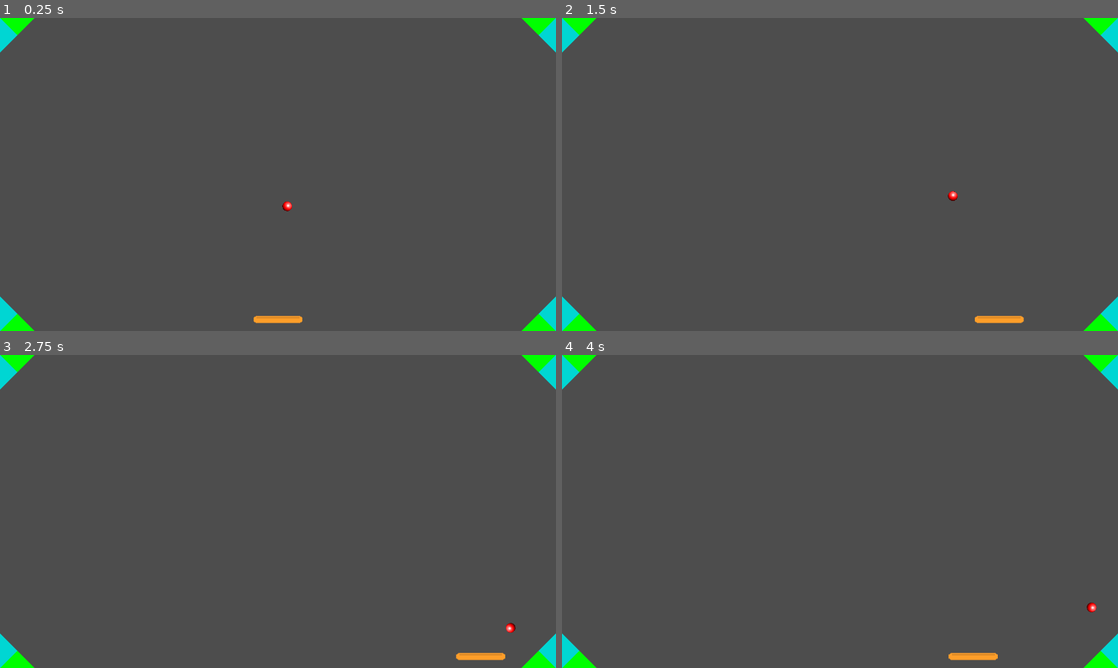
Above: before the commit, frames 1-4 (two rows, left to right).
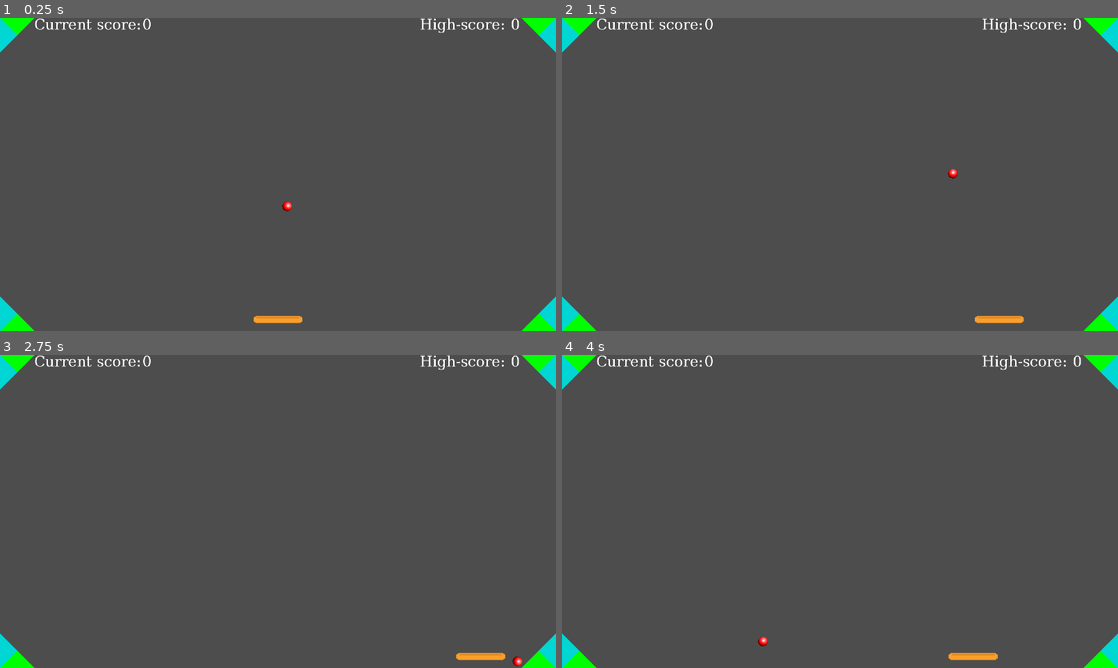
Above: after the commit, the same moments.

Repository: Archaoss/OneLastBrick
Game: Godot game, scene res://scenes/main.tscn
The game is run twice, just before and just after one commit, with the same random seed, the same clock (stepped at 60 frames per second) and the same inputs.
Inputs:
- Up to frame 1 (0.25 s): no input
- Up to frame 2 (1.5 s): hold D (move_right) 0.53-1.28 s; hold A (move_left) from 1.28 s (still down)
- Up to frame 3 (2.75 s): release A (move_left) at 2.03 s; hold D (move_right) from 2.03 s (still down)
- Up to frame 4 (4 s): release D (move_right) at 3.53 s; hold A (move_left) from 3.53 s (still down)

The runs differ from the first frame. In frame 1, 0.4% of the frame differs, in the area x 6-94%, y 0-5%; in frame 2, 0.5%; in frame 3, 0.5%, in the area x 6-94%, y 0-100%; in frame 4, 0.5%.

Commit message:
ui

Diff:
--- a/src/project.godot
+++ b/src/project.godot
@@ -11,7 +11,6 @@
 [application]
 
 config/name="One Last Brick"
-config/description="A \"roguelike\" take on arkanoid."
 config/version="0.0.1"
 run/main_scene="res://scenes/main.tscn"
 config/features=PackedStringArray("4.3", "GL Compatibility")
@@ -27,6 +26,10 @@
 window/size/viewport_width=1920
 window/size/viewport_height=1080
 window/stretch/mode="viewport"
+
+[gui]
+
+theme/custom="res://theme.tres"
 
 [input]
 
--- a/src/scenes/ball.tscn
+++ b/src/scenes/ball.tscn
@@ -4,7 +4,7 @@
 [ext_resource type="Script" path="res://scripts/ball.gd" id="1_hdb8l"]
 
 [sub_resource type="PhysicsMaterial" id="PhysicsMaterial_dfa3p"]
-bounce = 0.9
+bounce = 1.0
 
 [sub_resource type="CircleShape2D" id="CircleShape2D_d445l"]
 radius = 17.0
--- a/src/scenes/main.tscn
+++ b/src/scenes/main.tscn
@@ -1,8 +1,9 @@
-[gd_scene load_steps=5 format=3 uid="uid://8mtskc3mfd6r"]
+[gd_scene load_steps=6 format=3 uid="uid://8mtskc3mfd6r"]
 
 [ext_resource type="Script" path="res://scripts/main.gd" id="1_lp3pw"]
 [ext_resource type="PackedScene" uid="uid://d2nqd86k3nlt8" path="res://scenes/ball.tscn" id="2_ub5lu"]
 [ext_resource type="PackedScene" uid="uid://cxirmragua7gr" path="res://scenes/paddle.tscn" id="3_oj06k"]
+[ext_resource type="PackedScene" uid="uid://bgc21aiqf4bly" path="res://scenes/ui.tscn" id="5_ddfiy"]
 [ext_resource type="PackedScene" uid="uid://ckc2iu2kubfp0" path="res://scenes/walls.tscn" id="5_gcfsb"]
 
 [node name="Main" type="Node"]
@@ -15,3 +16,10 @@
 position = Vector2(960, 1040)
 
 [node name="Walls" parent="." instance=ExtResource("5_gcfsb")]
+
+[node name="UI" parent="." instance=ExtResource("5_ddfiy")]
+anchors_preset = -1
+anchor_bottom = 0.198
+offset_left = 118.0
+offset_right = -124.0
+offset_bottom = -78.84
--- /dev/null
+++ b/src/scenes/ui.tscn
@@ -0,0 +1,38 @@
+[gd_scene format=3 uid="uid://bgc21aiqf4bly"]
+
+[node name="UI" type="Control"]
+layout_mode = 3
+anchors_preset = 15
+anchor_right = 1.0
+anchor_bottom = 1.0
+grow_horizontal = 2
+grow_vertical = 2
+
+[node name="HBoxContainer" type="HBoxContainer" parent="."]
+layout_mode = 1
+anchors_preset = 10
+anchor_right = 1.0
+offset_bottom = 23.0
+grow_horizontal = 2
+
+[node name="LScore" type="Label" parent="HBoxContainer"]
+layout_mode = 2
+text = "Current score:
+"
+justification_flags = 131
+
+[node name="Score" type="Label" parent="HBoxContainer"]
+layout_mode = 2
+text = "0"
+
+[node name="VSeparator" type="Control" parent="HBoxContainer"]
+layout_mode = 2
+size_flags_horizontal = 3
+
+[node name="LHighScore" type="Label" parent="HBoxContainer"]
+layout_mode = 2
+text = "High-score: "
+
+[node name="HighScore" type="Label" parent="HBoxContainer"]
+layout_mode = 2
+text = "0"
--- a/src/scripts/audio_manager.gd
+++ b/src/scripts/audio_manager.gd
@@ -34,9 +34,7 @@
 
 
 func play(sound: AudioStream) -> void:
-	print(sound)
 	queue.append(sound)
-	print(available.size())
 
 
 func _on_finished(player: AudioStreamPlayer) -> void:
--- a/src/scripts/ball.gd
+++ b/src/scripts/ball.gd
@@ -9,5 +9,5 @@
 		* speed
 
 
-func _on_body_entered(body: Node) -> void:
+func _on_body_entered(_body: Node) -> void:
 	AudioManager.play(AudioManager.ball_hit)
--- /dev/null
+++ b/src/theme.tres
@@ -0,0 +1,9 @@
+[gd_resource type="Theme" load_steps=2 format=3 uid="uid://c5y5gqrwk5kof"]
+
+[sub_resource type="SystemFont" id="SystemFont_kam1w"]
+font_names = PackedStringArray("Sans-Serif")
+hinting = 2
+
+[resource]
+default_font = SubResource("SystemFont_kam1w")
+default_font_size = 50
